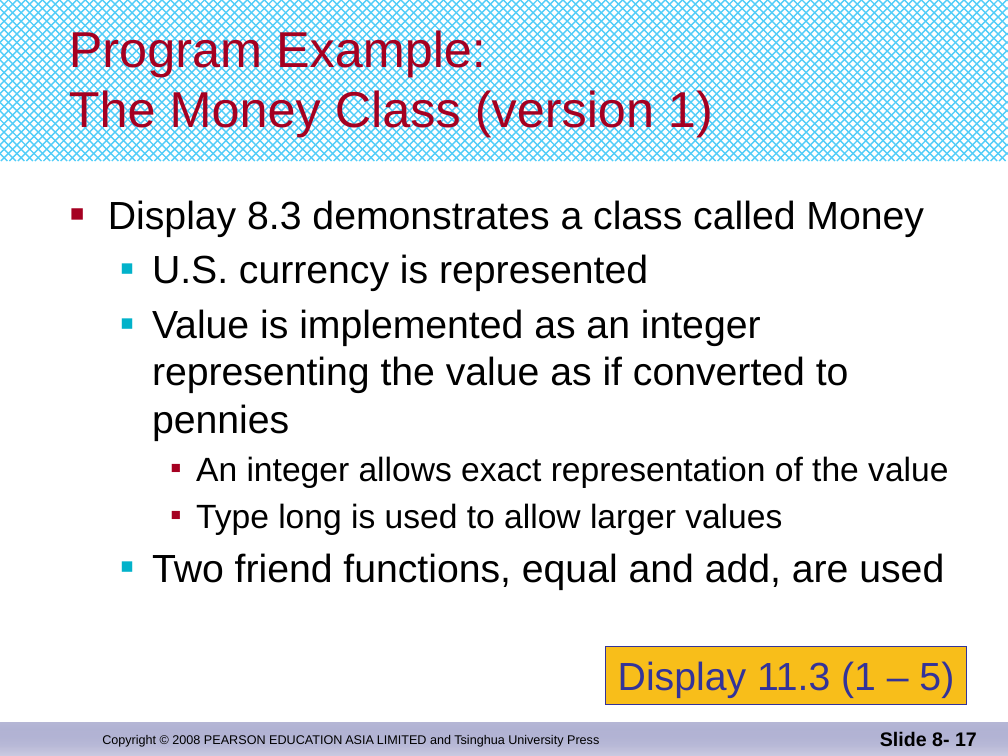
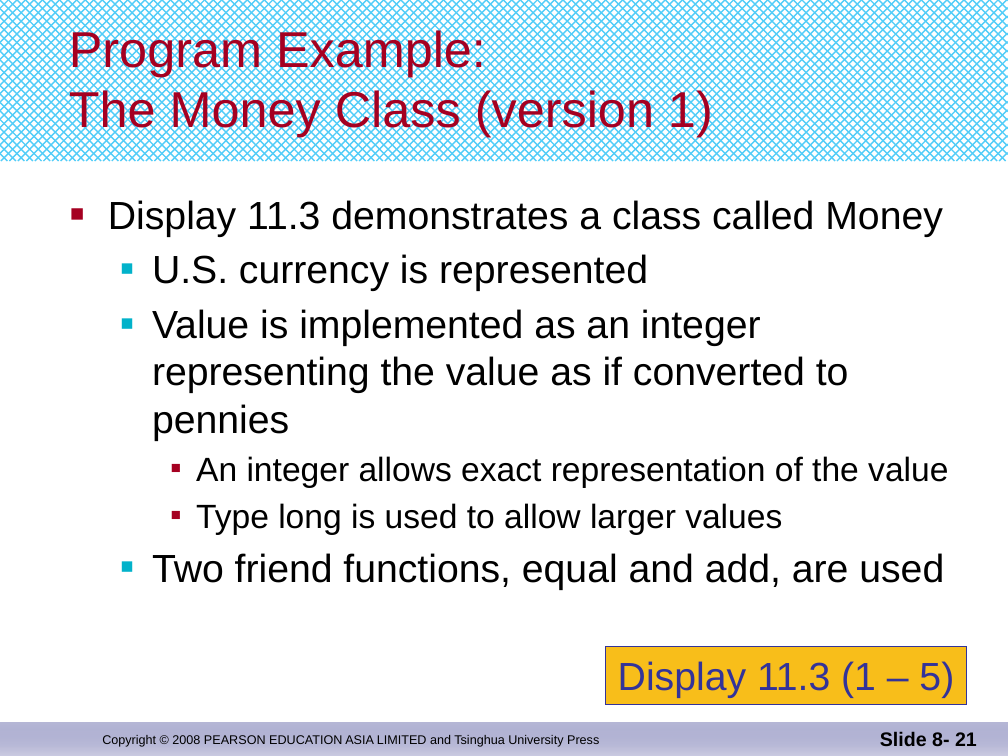
Before and after one commit to djuanbei/CPLUSPLUS, a slide deck: slide 21 of ppt/Chapter 11.pptx (slide 17 before the commit). Drawn at 1008x756 pixels with LibreOffice and Linux fonts; fonts in the diff are those of the drawing. Boxes give left, top, right and bottom in pixels: in the first picture for what was removed or moved away, otherwise in the second. Text is boxed around its words. In the diff, an @@ line names an element or a change of style, - is before the commit and + after.

```diff
--- a/ppt/Chapter 11.pptx
+++ b/ppt/Chapter 11.pptx
@@ text at (108,200,943,237): text changed @@
-■ Display 8.3 demonstrates a class called Money
+■ Display 11.3 demonstrates a class called Money
@@ page number at (880,731,977,746): text changed @@
-Slide 8- 17
+Slide 8- 21
```
Also in this commit, not shown: 41 other slides changed, 5 slides added, 1 slide removed, 1 other file.
